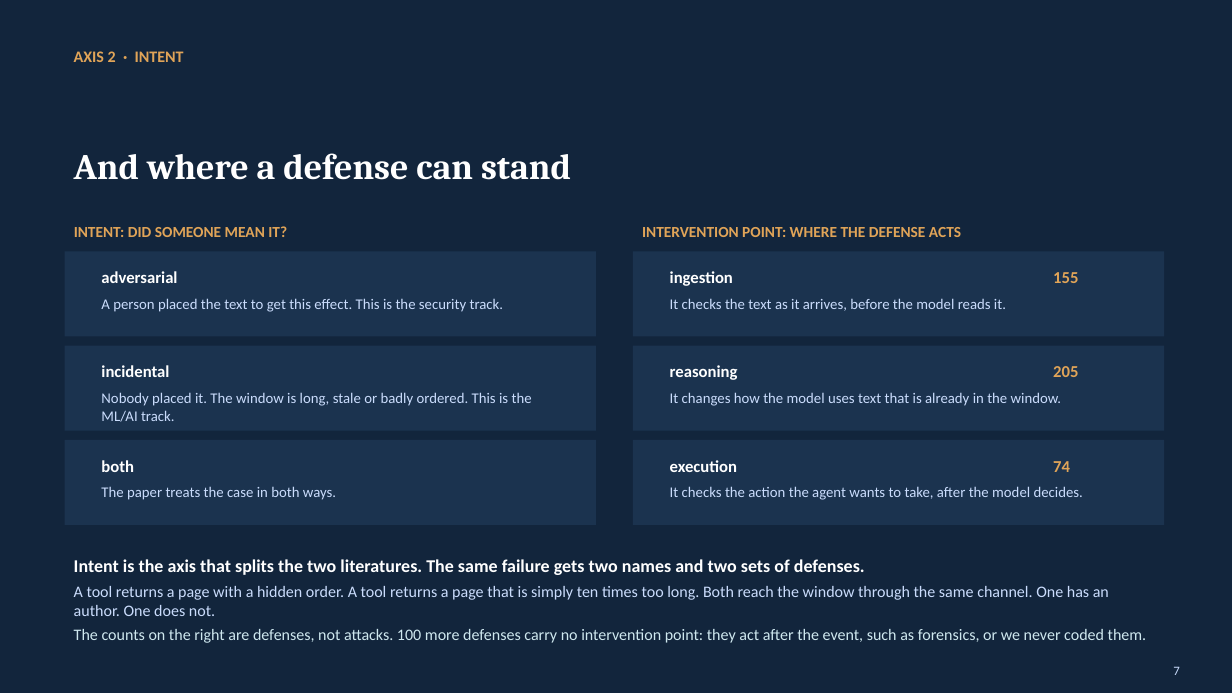
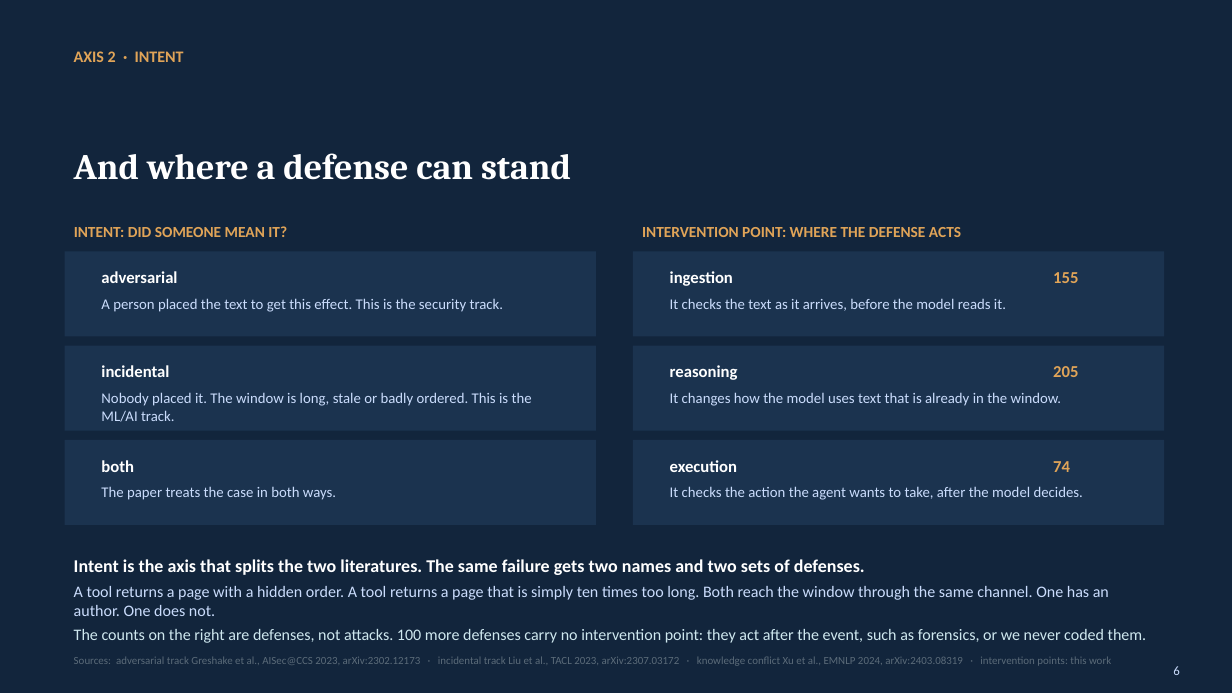
Before and after one commit to Nyamtulla/context_poison, a slide deck: slide 6 of context_sok_results_presentation.pptx (slide 7 before the commit). Drawn at 1232x693 pixels with LibreOffice and Linux fonts; fonts in the diff are those of the drawing. Boxes give left, top, right and bottom in pixels: in the first picture for what was removed or moved away, otherwise in the second. Text is boxed around its words. In the diff, an @@ line names an element or a change of style, - is before the commit and + after.

```diff
--- a/context_sok_results_presentation.pptx
+++ b/context_sok_results_presentation.pptx
@@ text added at [74, 657, 1111, 666], 8.5 pt, text #5B6B79 @@
+Sources: adversarial track Greshake et al., AISec@CCS 2023, arXiv:2302.12173 · incidental track Liu et al., TACL 2023, arXiv:2307.03172 · knowledge conflict Xu et al., EMNLP 2024, arXiv:2403.08319 · intervention points: this work
@@ text at [1173, 666, 1179, 675]: text changed @@
-7
+6
```
Also in this commit, not shown: 10 other slides changed, 2 other files.
